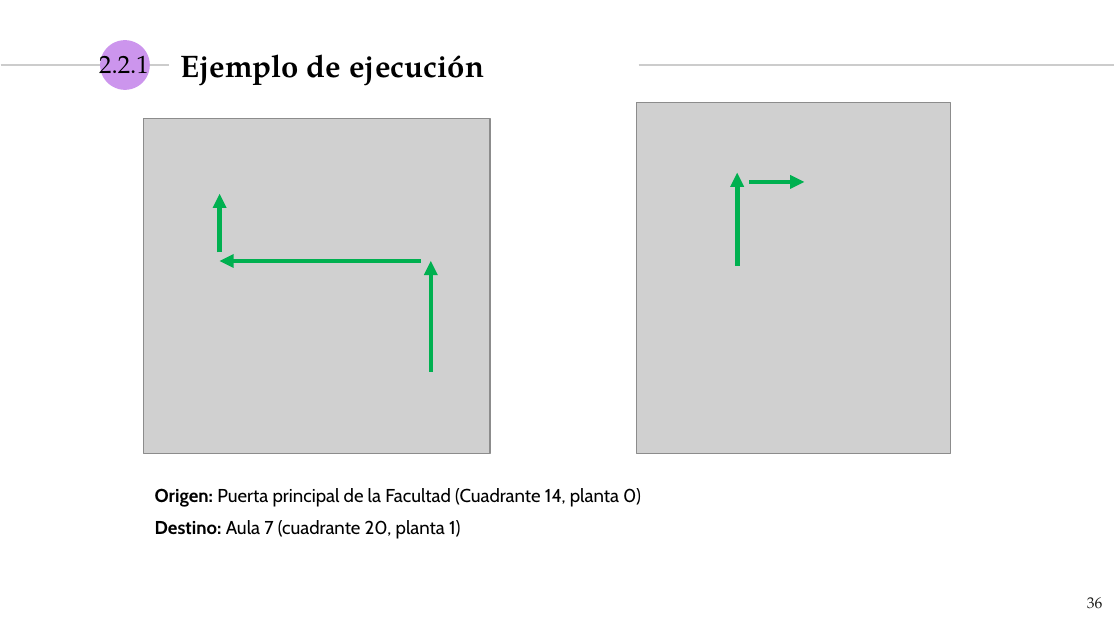
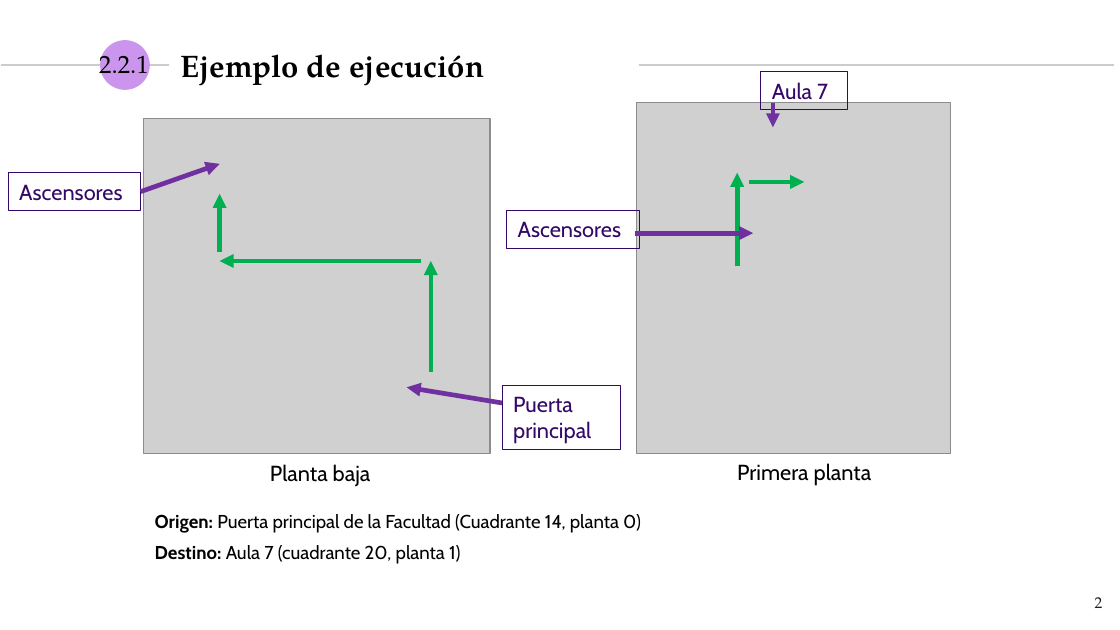
Before and after one commit to NILGroup/TFG-1920-DiscapacidadVisual, a slide deck: slide 2 of Defensa/Viola · SlidesCarnival_DiaposBelen.pptx (slide 36 before the commit). Drawn at 1120x630 pixels with LibreOffice and Linux fonts; fonts in the diff are those of the drawing; grey boxes stand for pictures. Boxes give left, top, right and bottom in pixels: in the first picture for what was removed or moved away, otherwise in the second. Text is boxed around its words. In the diff, an @@ line names an element or a change of style, - is before the commit and + after.

```diff
--- a/Defensa/Viola · SlidesCarnival_DiaposBelen.pptx
+++ b/Defensa/Viola · SlidesCarnival_DiaposBelen.pptx
@@ rectangle added at <box>760,72,847,110</box>, outline #330866 0.75 pt, 14 pt, text #330866 @@
+Aula 7
@@ arrow added from (773, 103) to (773, 128), #7030A0 3 pt @@
@@ rectangle added at <box>8,172,140,211</box>, outline #330866 0.75 pt, 14 pt, text #330866 @@
+Ascensores
@@ arrow added from (141, 192) to (220, 164), #7030A0 3 pt @@
@@ rectangle added at <box>506,211,640,249</box>, outline #330866 0.75 pt, 14 pt, text #330866 @@
+Ascensores
@@ arrow added from (635, 233) to (753, 233), #7030A0 3 pt @@
@@ arrow added from (502, 403) to (407, 388), #7030A0 3 pt @@
@@ rectangle added at <box>502,385,620,449</box>, outline #330866 0.75 pt, 14 pt, text #330866 @@
+Puerta principal
@@ text added at <box>270,464,371,486</box>, 14 pt, text #000000 @@
+Planta baja
@@ text added at <box>737,463,872,485</box>, 14 pt, text #000000 @@
+Primera planta
@@ text "Origen: Puerta principal de la ...": place and size @@
-text "Origen: Puerta principal de la ..." at <box>155,488,641,539</box>
+text "Origen: Puerta principal de la ..." at <box>155,514,641,564</box>
@@ page number at <box>1095,597,1103,608</box>: text changed @@
-36
+2
```
Also in this commit, not shown: 1 other slide changed, 34 slides removed, 2 other files.
